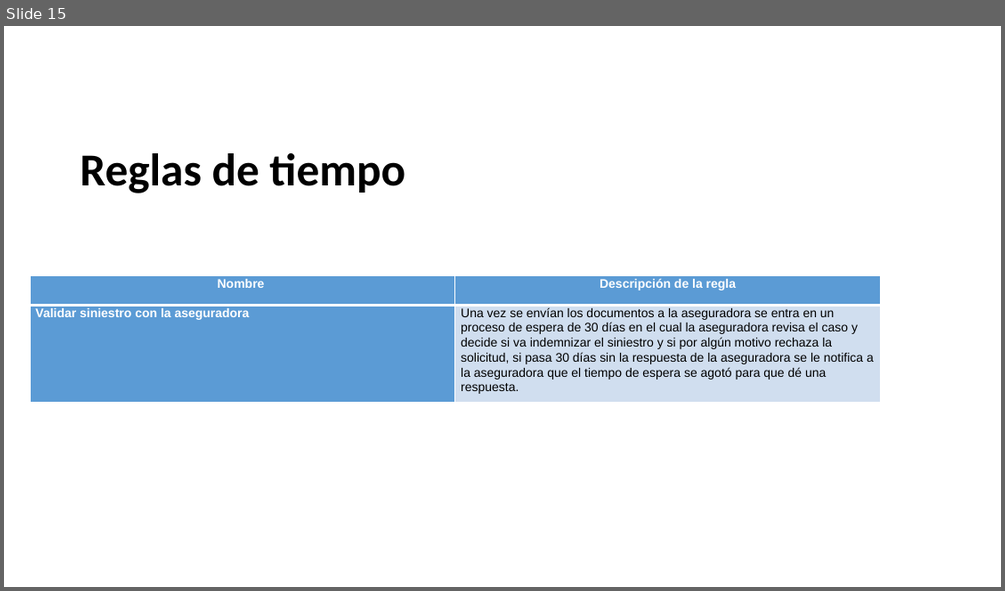
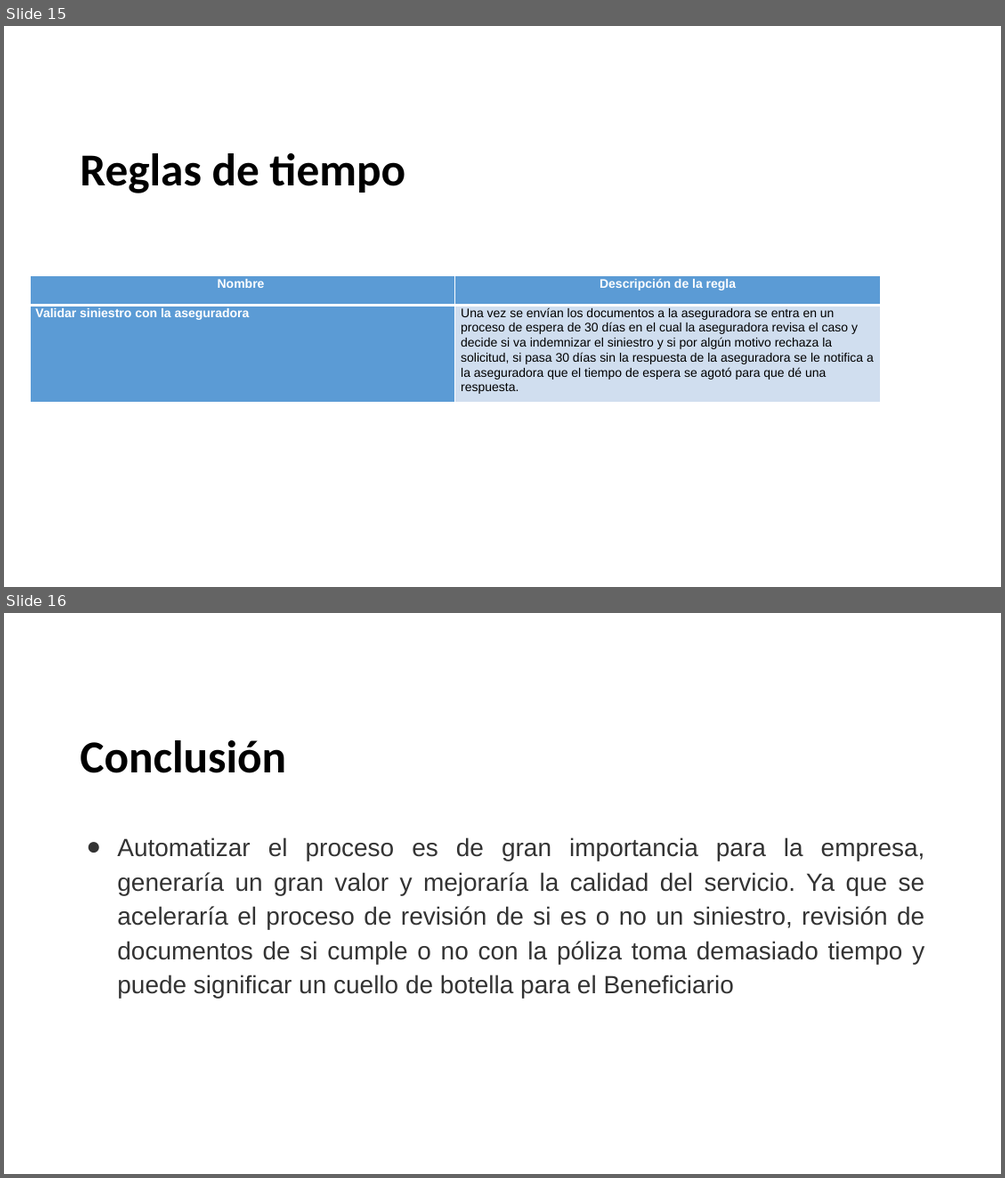
Before and after one commit to AndresFelipeGualdron/AUPN, a slide deck: AUPN.pptx. Shown one above the other, each under a label of ours: slide 15 before the commit, slides 15 and 16 after it. The pictures are 1005x591 and 1005x1178 pixels, drawn with LibreOffice and Linux fonts; fonts in the diff are those of the drawing; background and template pictures are left out. Boxes give left, top, right and bottom in pixels: in the first picture for what was removed or moved away, otherwise in the second. Text is boxed around its words. In the diff, an @@ line names an element or a change of style, - is before the commit and + after.

```diff
--- a/AUPN.pptx
+++ b/AUPN.pptx
@@ slide 16 added at (4,613,1001,1174), background picture (left out) @@
@@ title added at (80,740,286,773), 44 pt, text #000000, bold @@
+Conclusión
@@ text added at (117,837,925,998), 24 pt, text #333333 @@
+● Automatizar el proceso es de gran importancia para la empresa, generaría un gran valor y mejoraría la calidad del servicio. Ya que se aceleraría el proceso de revisión de si es o no un siniestro, revisión de documentos de si cumple o no con la póliza toma demasiado tiempo y puede significar un cuello de botella para el Beneficiario
```
Also in this commit, not shown: 2 other files.
